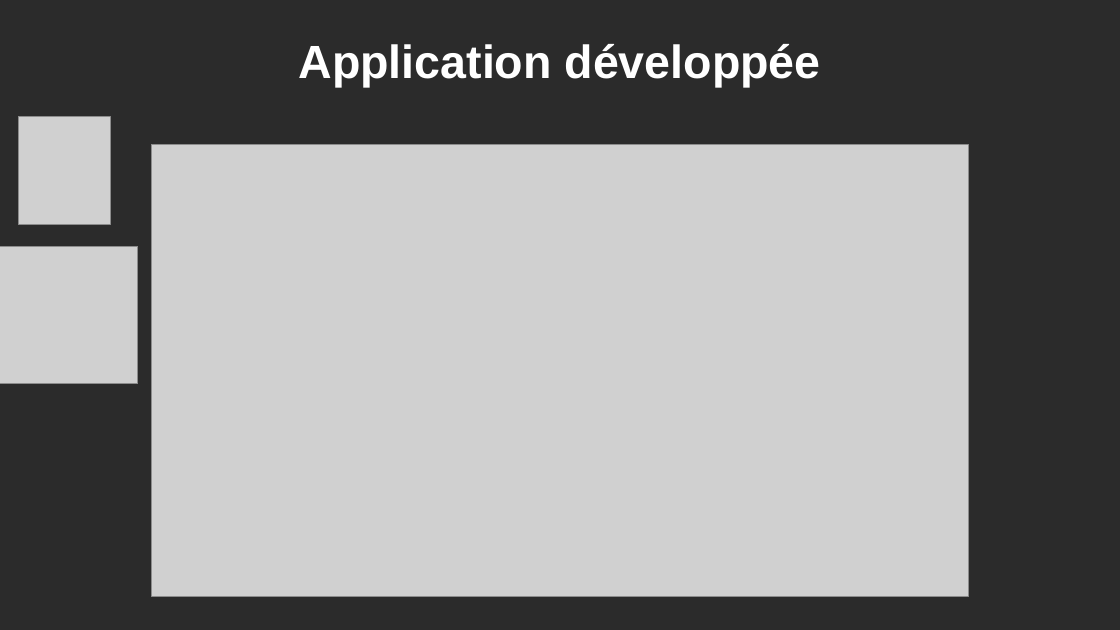
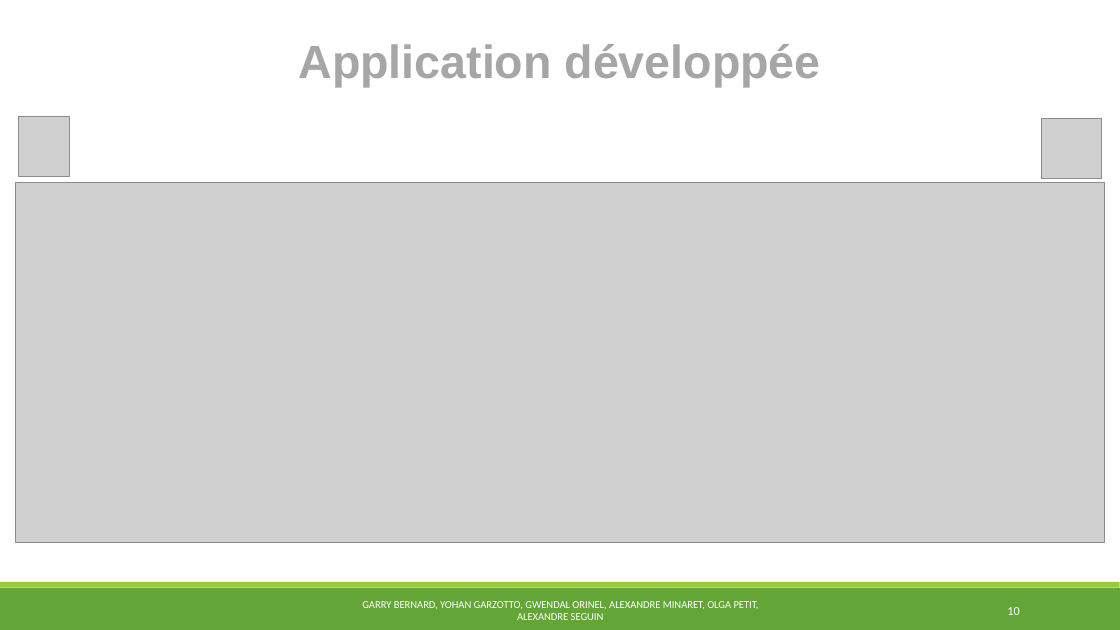
Before and after one commit to MSIR2018/Supervision-Cacti, a slide deck: slide 10 of Powerpoint.pptx. Drawn at 1120x630 pixels with LibreOffice and Linux fonts; fonts in the diff are those of the drawing; grey boxes stand for pictures; background and template pictures are left out; a plain dark background stands for a picture behind light text. Boxes give left, top, right and bottom in pixels: in the first picture for what was removed or moved away, otherwise in the second. Text is boxed around its words. In the diff, an @@ line names an element or a change of style, - is before the commit and + after.

```diff
--- a/Powerpoint.pptx
+++ b/Powerpoint.pptx
@@ background picture (left out) to #FFFFFF @@
@@ text "Application développée" at box(299, 44, 821, 87): text colour #FFFFFF to #A6A6A6 @@
@@ picture: place and size @@
-picture at box(18, 116, 111, 224)
+picture at box(18, 116, 69, 176)
@@ picture: place and size @@
-picture at box(0, 246, 138, 384)
+picture at box(1043, 119, 1103, 179)
@@ picture: place and size @@
-picture at box(151, 144, 969, 597)
+picture at box(15, 182, 1106, 542)
@@ rectangle added at box(0, 588, 1120, 630), fill #63A537 @@
@@ rectangle added at box(0, 582, 1120, 588), fill #99CB38 @@
@@ text added at box(362, 601, 759, 620), 7.4 pt, text #FFFFFF @@
+GARRY BERNARD, YOHAN GARZOTTO, GWENDAL ORINEL, ALEXANDRE MINARET, OLGA PETIT, ALEXANDRE SEGUIN
@@ page number added at box(1007, 607, 1019, 615), 8.7 pt, text #FFFFFF @@
+10
```
Also in this commit, not shown: 11 other slides changed, 1 slide added, 1 slide removed.
